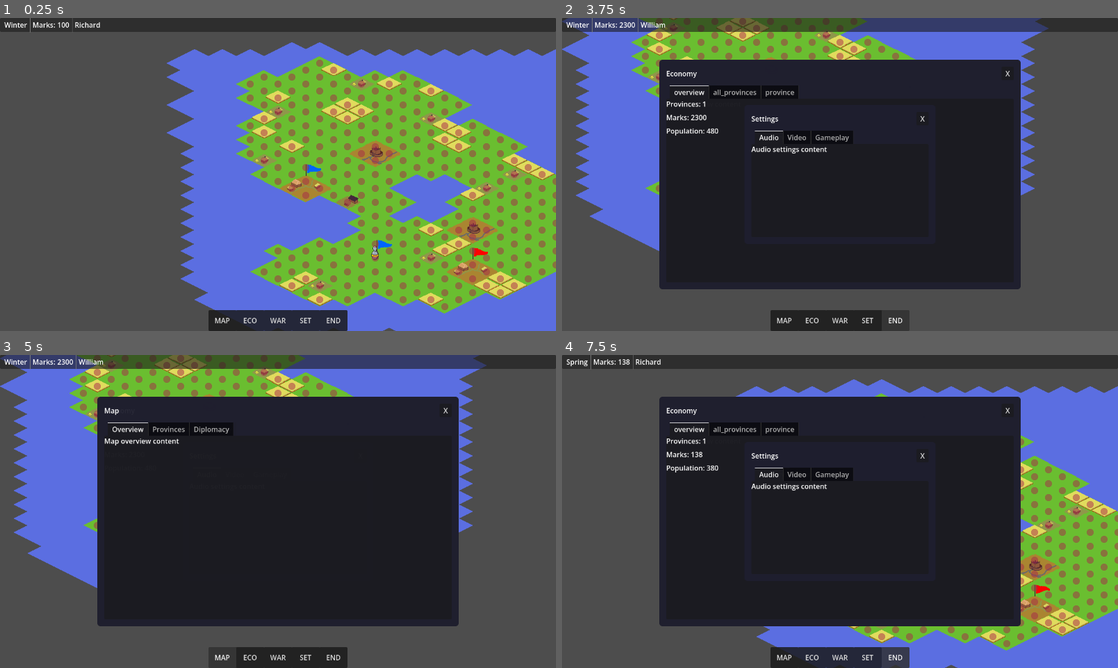
Above: before the commit, frames 1-4 (two rows, left to right).
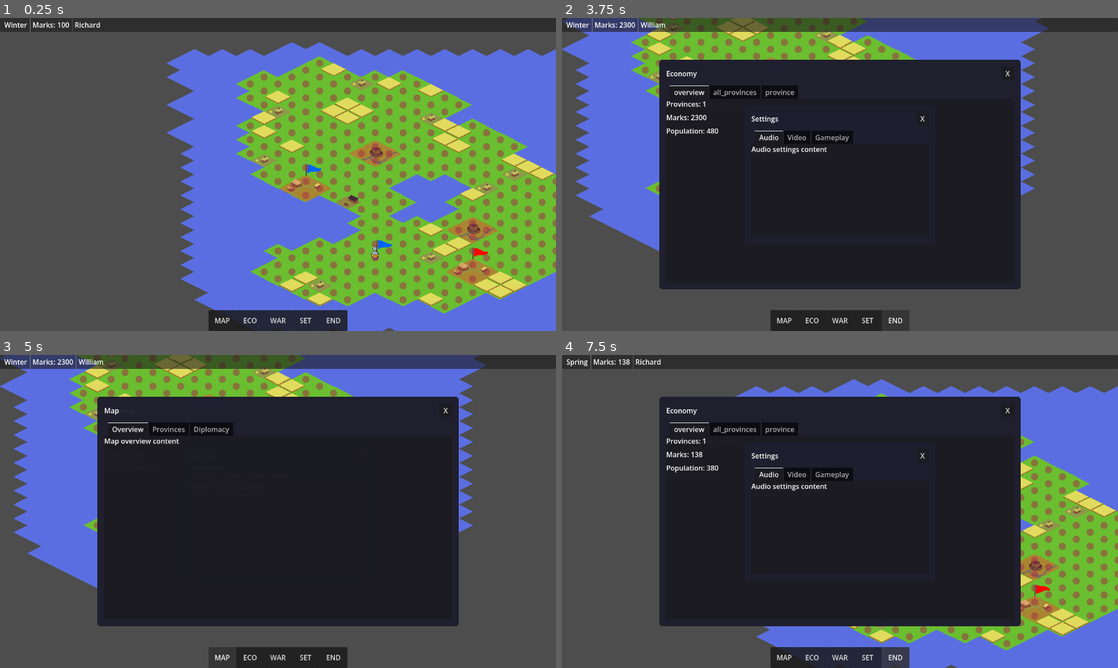
Above: after the commit, the same moments.

Repository: Charckle/strategemata_medieval
Game: Godot game, scene res://maps/overworld/test_maps/test_map_01/test_map_01.tscn
Same seed, same stepped clock (60 frames per second), same inputs: the game is played once before the commit and once after it. This scene is started directly instead of the project's main scene.
Inputs:
- Up to frame 1 (0.25 s): no input
- Up to frame 2 (3.75 s): click "MAP" at 0.5 s; click "ECO" at 1.25 s; click "WAR" at 2 s; click "SET" at 2.75 s; click "END" at 3.5 s
- Up to frame 3 (5 s): click "MAP" at 4.25 s
- Up to frame 4 (7.5 s): click "ECO" at 5 s; click "WAR" at 5.75 s; click "SET" at 6.5 s; click "END" at 7.25 s

The runs differ from the first frame. In frame 1, 0.9% of the frame differs, in the area x 46-99%, y 15-92%; in frame 2, 0.2%; in frame 3, 0.2%; in frame 4, 0.3%.

Commit message:
not walkable part 1

Diff:
--- a/maps/overworld/o_base_map/o_base_map.gd
+++ b/maps/overworld/o_base_map/o_base_map.gd
@@ -46,6 +46,18 @@
 
 func select_army(army: Node2D) -> void:
 	pathfinding.select_army(army)
+
+
+func get_objects_with_pathfinding_blocked_tiles() -> Array:
+	var result: Array = []
+	for prov in provinces.get_children():
+		for key in ["settlements", "fields", "economy", "defense"]:
+			var container = prov.get_node_or_null(key)
+			if container:
+				for node in container.get_children():
+					if node.has_method("get_pathfinding_blocked_tile_centers"):
+						result.append(node)
+	return result
 
 
 @rpc("any_peer", "call_local", "reliable")
--- a/maps/overworld/o_base_map/pathfinding.gd
+++ b/maps/overworld/o_base_map/pathfinding.gd
@@ -55,6 +55,14 @@
 
 		if is_walkable:
 			walkable_cells[cell] = true
+
+	# remove cells covered by objects (they return list of global tile-center positions)
+	var blocked_objects: Array = base_map.get_objects_with_pathfinding_blocked_tiles()
+	for node in blocked_objects:
+		var positions: Array = node.get_pathfinding_blocked_tile_centers()
+		for pos in positions:
+			var cell: Vector2i = map_layer.local_to_map(map_layer.to_local(pos))
+			walkable_cells.erase(cell)
 
 	var overlay = base_map.get_node_or_null("WalkableOverlay")
 	if overlay and overlay.has_method("refresh"):
--- a/objects/overworld/economy/basic_building/basic_building.gd
+++ b/objects/overworld/economy/basic_building/basic_building.gd
@@ -14,6 +14,9 @@
 @export var player_owner = 1
 
 var base_map
+
+func get_pathfinding_blocked_tile_centers() -> Array:
+	return [global_position + Vector2(32, 16)]
 
 func _ready() -> void:
 	update_for_stage()
--- a/objects/overworld/field/field.gd
+++ b/objects/overworld/field/field.gd
@@ -9,6 +9,11 @@
 @onready var field_sprite: Sprite2D = $field_sprite
 
 var owner_building
+
+# Returns global positions of tile centers this object blocks (for pathfinding).
+func get_pathfinding_blocked_tile_centers() -> Array:
+	# 1 tile: center at position + (32, 16) for 64x32 isometric
+	return [global_position + Vector2(32, 16)]
 
 func _ready() -> void:
 	update_for_growth()
--- a/objects/overworld/village/village.gd
+++ b/objects/overworld/village/village.gd
@@ -13,6 +13,9 @@
 @export var player_owner = 1
 
 var base_map: Node = null
+
+func get_pathfinding_blocked_tile_centers() -> Array:
+	return [global_position + Vector2(32, 16)]
 
 var population
 var base_pop_growth = 0.05
